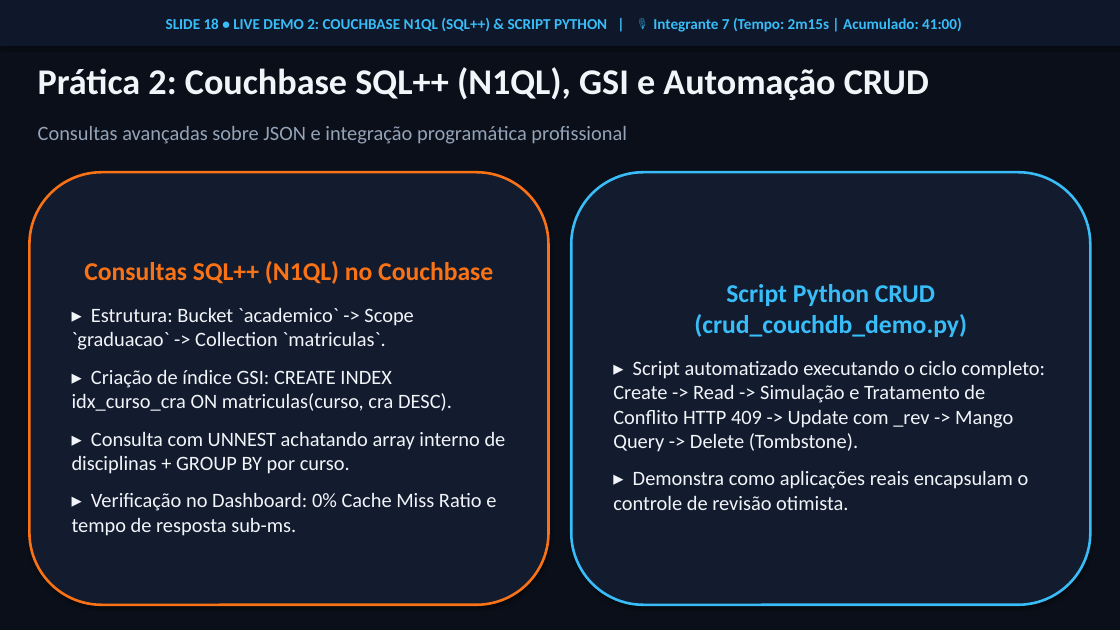
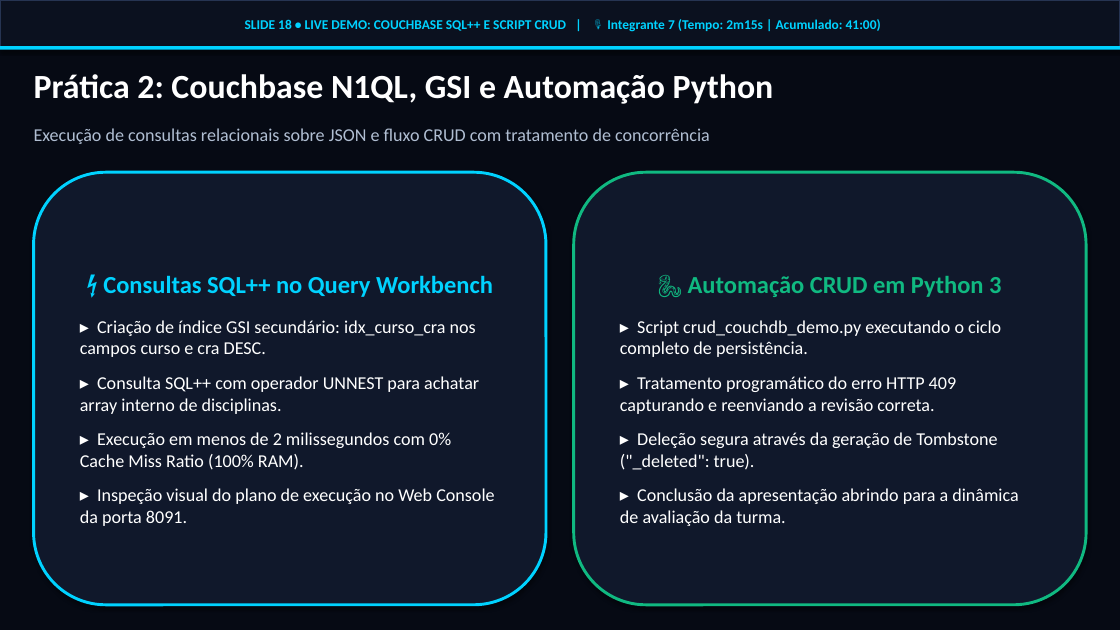
Before and after one commit to PHLopesvc07/ApresentacaoBD, a slide deck: slide 18 of Apresentacao_CouchDB_vs_Couchbase.pptx. Drawn at 1120x630 pixels with LibreOffice and Linux fonts; fonts in the diff are those of the drawing. Boxes give left, top, right and bottom in pixels: in the first picture for what was removed or moved away, otherwise in the second. Text is boxed around its words. In the diff, an @@ line names an element or a change of style, - is before the commit and + after.

Commit message:
feat: adiciona PDF completo para o professor e moderniza design do PPTX com glassmorphism e cores tematicas

```diff
--- a/Apresentacao_CouchDB_vs_Couchbase.pptx
+++ b/Apresentacao_CouchDB_vs_Couchbase.pptx
@@ background #0B0F19 to #060A14 @@
@@ rectangle "SLIDE 18 • LIVE DEMO: ..." at (0,0,1120,49): fill #0F172A to #0B111F; outline none to #263452 1 pt @@
@@ text in rectangle at (245,19,881,32): text changed; size 13 to 11.5 pt; text colour #38BDF8 to #00D2FF @@
-SLIDE 18 • LIVE DEMO 2: COUCHBASE N1QL (SQL++) & SCRIPT PYTHON | 🎙 Integrante 7 (Tempo: 2m15s | Acumulado: 41:00)
+SLIDE 18 • LIVE DEMO: COUCHBASE SQL++ E SCRIPT CRUD | 🎙 Integrante 7 (Tempo: 2m15s | Acumulado: 41:00)
@@ rectangle added at (0,46,1120,50), fill #00D2FF @@
@@ text at (34,74,774,104): text changed; size 31 to 29 pt; text colour #F1F5F9 to #FFFFFF @@
-Prática 2: Couchbase SQL++ (N1QL), GSI e Automação CRUD
+Prática 2: Couchbase N1QL, GSI e Automação Python
@@ text at (34,128,710,144): text changed; size 17.5 to 15.5 pt; text colour #94A3B8 to #B0BED2 @@
-Consultas avançadas sobre JSON e integração programática profissional
+Execução de consultas relacionais sobre JSON e fluxo CRUD com tratamento de concorrência
@@ rounded rectangle "⚡ Consultas SQL++ no Query ...": place and size @@
-rounded rectangle "⚡ Consultas SQL++ no Query ..." at (29,172,549,605)
+rounded rectangle "⚡ Consultas SQL++ no Query ..." at (34,172,546,605)
@@ rounded rectangle "⚡ Consultas SQL++ no Query ..." at (34,172,546,605): fill #131B2E to #10182B; outline #F97316 2.2 pt to #00D2FF 2.5 pt @@
@@ rounded rectangle "🐍 Automação CRUD em Python ...": place and size @@
-rounded rectangle "🐍 Automação CRUD em Python ..." at (571,172,1091,605)
+rounded rectangle "🐍 Automação CRUD em Python ..." at (574,172,1086,605)
@@ rounded rectangle "🐍 Automação CRUD em Python ..." at (574,172,1086,605): fill #131B2E to #10182B; outline #38BDF8 2.2 pt to #10B981 2.5 pt @@
@@ text in rounded rectangle at (80,275,494,526): text changed; size 17.5 to 15.5 pt; text colour #F1F5F9 to #FFFFFF @@
-Consultas SQL++ (N1QL) no Couchbase
-▸ Estrutura: Bucket `academico` -> Scope `graduacao` -> Collection `matriculas`.
-▸ Criação de índice GSI: CREATE INDEX idx_curso_cra ON matriculas(curso, cra DESC).
-▸ Consulta com UNNEST achatando array interno de disciplinas + GROUP BY por curso.
-▸ Verificação no Dashboard: 0% Cache Miss Ratio e tempo de resposta sub-ms.
+⚡ Consultas SQL++ no Query Workbench
+▸ Criação de índice GSI secundário: idx_curso_cra nos campos curso e cra DESC.
+▸ Consulta SQL++ com operador UNNEST para achatar array interno de disciplinas.
+▸ Execução em menos de 2 milissegundos com 0% Cache Miss Ratio (100% RAM).
+▸ Inspeção visual do plano de execução no Web Console da porta 8091.
@@ text in rounded rectangle at (620,276,1018,526): text changed; size 17.5 to 15.5 pt; text colour #F1F5F9 to #FFFFFF @@
-Script Python CRUD (crud_couchdb_demo.py)
-▸ Script automatizado executando o ciclo completo: Create -> Read -> Simulação e Tratamento de Conflito HTTP 409 -> Update com _rev -> Mango Query -> Delete (Tombstone).
-▸ Demonstra como aplicações reais encapsulam o controle de revisão otimista.
+🐍 Automação CRUD em Python 3
+▸ Script crud_couchdb_demo.py executando o ciclo completo de persistência.
+▸ Tratamento programático do erro HTTP 409 capturando e reenviando a revisão correta.
+▸ Deleção segura através da geração de Tombstone ("_deleted": true).
+▸ Conclusão da apresentação abrindo para a dinâmica de avaliação da turma.
```
Also in this commit, not shown: 17 other slides changed, 4 other files.
